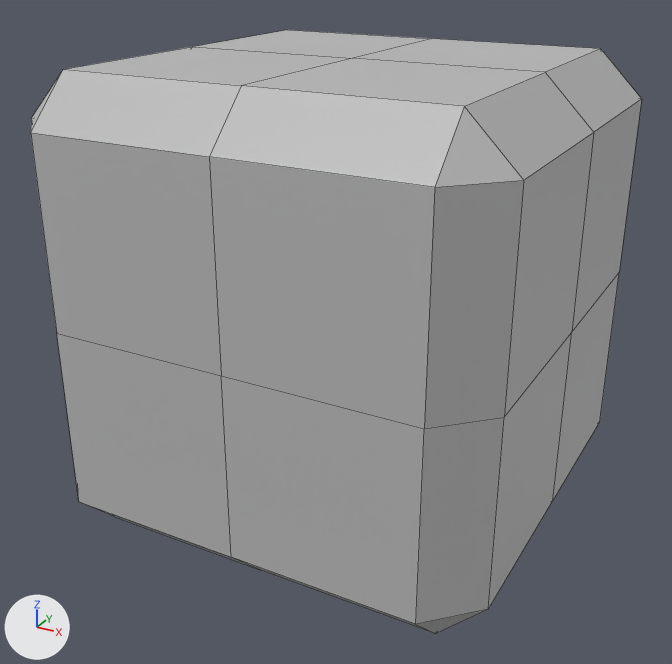
Before and after pictures for a commit that changed the FBX model SpaceStationGenerator/Assets/Maya/Module.fbx.
Both versions are drawn from a 50 mm lens placed at (0.0456, -0.0864, 0.0375), pointed at (-0.0005, -0.0025, -0.0044). Lighting does not change. The marker at lower left points along +X, +Y and +Z. Mesh edges are drawn as thin lines. Where no turn or scale is listed for an object, it has been applied to the vertices.

Objects in the first picture: 'Station'.
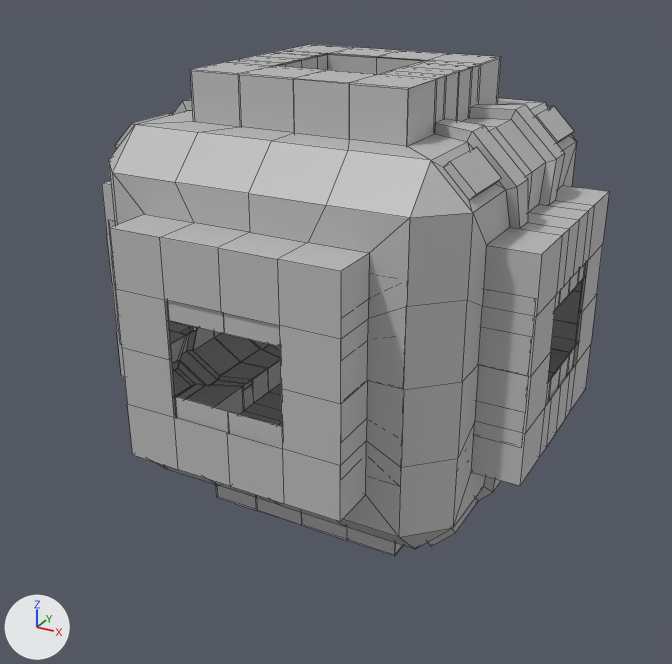
Location of each change, (x1, y1, x2, y2) in pixels of the pictures (672 x 664 px):
'Station', reshaped, rescaled (17% narrower, 15% shorter): before (31, 30, 642, 634); after (102, 44, 609, 556)
'Station2', added: after (165, 53, 588, 449)
part 1 of me_mesh, built on: before (31, 30, 642, 624); after (102, 44, 609, 556)

Patch to the scene script:
```diff
--- a/SpaceStationGenerator/Assets/Maya/Module.fbx.py
+++ b/SpaceStationGenerator/Assets/Maya/Module.fbx.py
@@ me_mesh @@
 # used by ob_station; location = (0.0, 0.0, 0.0); rotation_euler = (1.571, 0.0, 0.0), in degrees (90, 0, 0); scale = (0.05, 0.05, 0.05)
-me_mesh.from_pydata(...)  # 54 vertices, 56 faces; spans x -0.5..0.5, y -0.5..0.5, z -0.5..0.5
+me_mesh.from_pydata(...)  # 536 vertices, 504 faces; spans x -0.628..0.628, y -0.628..0.628, z -0.628..0.628
+# me_mesh part 1: 6 vertices removed from x -0.5..0.5, y -0.5..0.5, z -0.5..0.5; 488 vertices added at x -0.628..0.628, y -0.628..0.628, z -0.628..0.628
 me_mesh.materials.append(mat_lambert1)
@@ me_mesh_001 @@
+me_mesh_001.from_pydata(...)  # 1136 vertices, 1136 faces; spans x -0.0243..0.0243, y -0.0243..0.0243, z -0.0245..0.0244
+me_mesh_001.materials.append(mat_lambert1)  # grey #bcbcbc
@@ ob_station @@
 ob_station.rotation_euler = (1.571, 0.0, 0.0)  # degrees (90, 0, 0)
-ob_station.scale = (0.05, 0.05, 0.05)
+ob_station.scale = (0.0391, 0.0391, 0.0391)
@@ ob_station2 @@
+ob_station2 = bpy.data.objects.new('Station2', me_mesh_001)
+ob_station2.location = (0.0, 0.0, 0.0)
```
